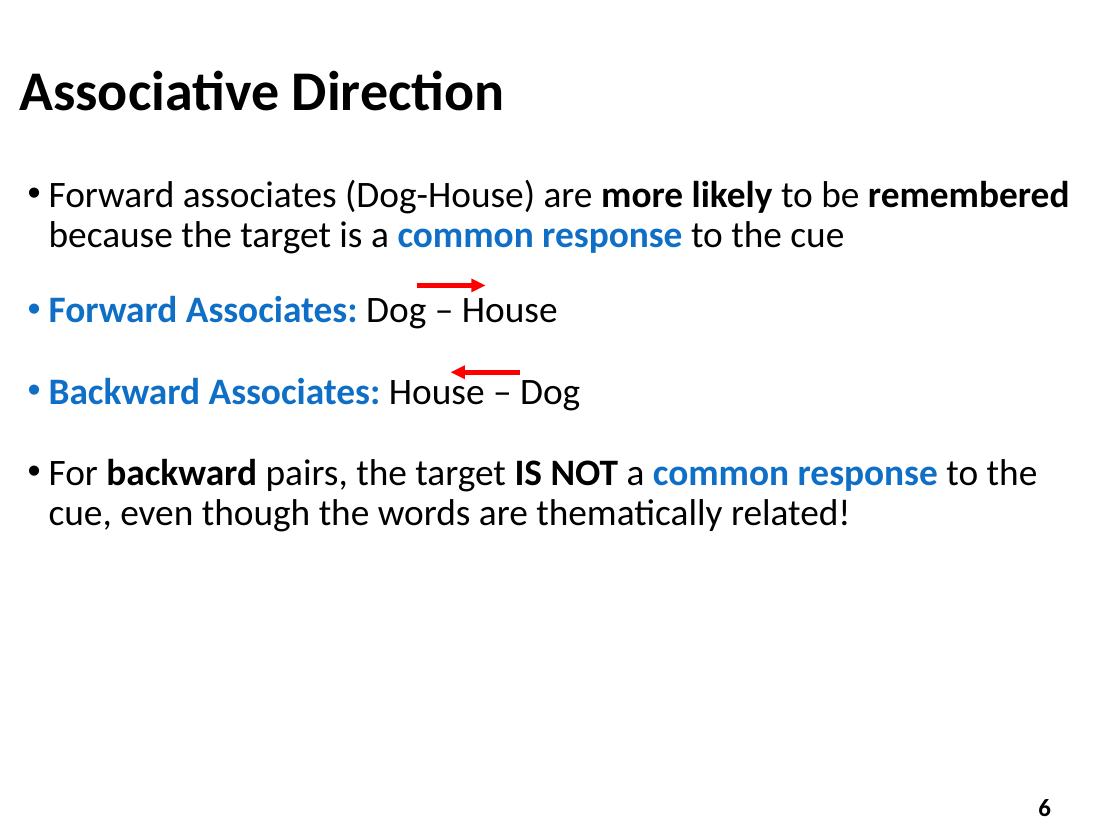
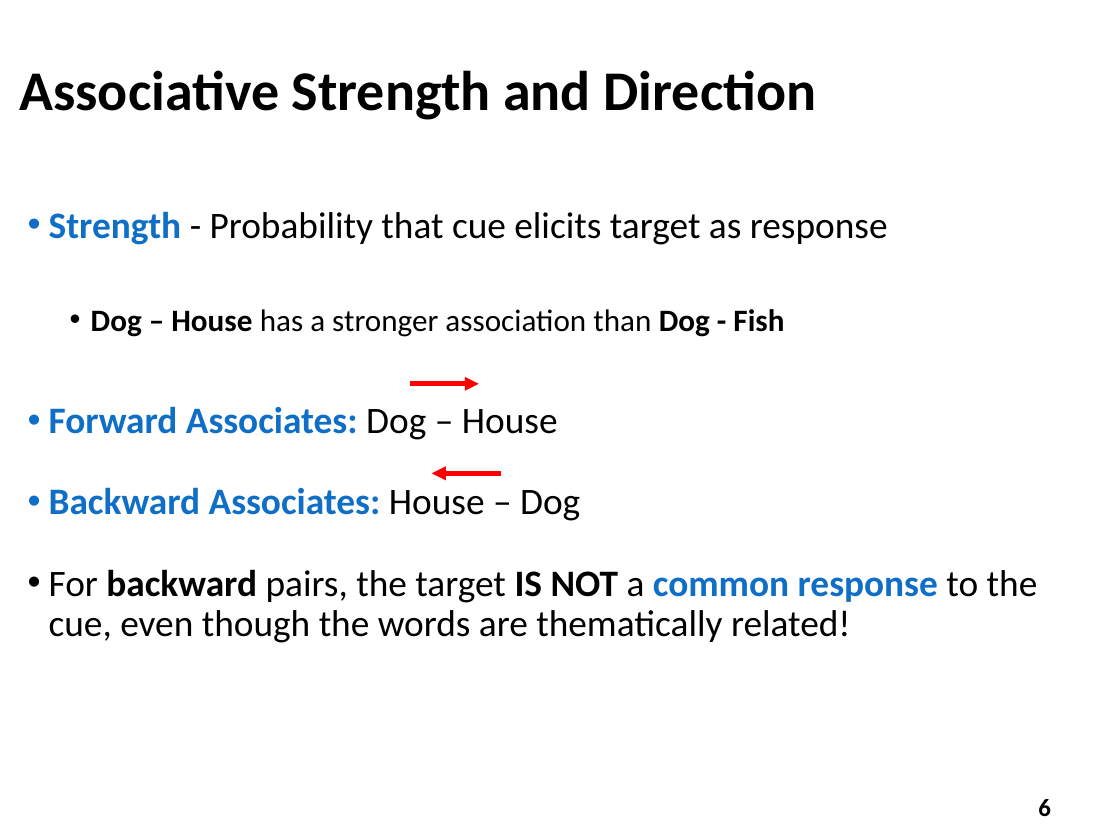
Before and after one commit to npm27/ISREL_JOLs, a slide deck: slide 6 of 3 Presentations/Maxwell Cates Huff Grad Symposium 22.pptx. Drawn at 1120x840 pixels with LibreOffice and Linux fonts; fonts in the diff are those of the drawing. Boxes give left, top, right and bottom in pixels: in the first picture for what was removed or moved away, otherwise in the second. Text is boxed around its words. In the diff, an @@ line names an element or a change of style, - is before the commit and + after.

```diff
--- a/3 Presentations/Maxwell Cates Huff Grad Symposium 22.pptx
+++ b/3 Presentations/Maxwell Cates Huff Grad Symposium 22.pptx
@@ title at [19,70,817,120]: text changed @@
-Associative Direction
+Associative Strength and Direction
@@ text at [49,211,888,337]: text changed @@
-• Forward associates (Dog-House) are more likely to be remembered because the target is a common response to the cue
+• Strength - Probability that cue elicits target as response
+  • Dog – House has a stronger association than Dog - Fish
@@ arrow moved from (417, 286) - (485, 286) to (410, 384) - (478, 384) @@
@@ arrow moved from (520, 372) - (451, 372) to (501, 474) - (432, 474) @@
```
Also in this commit, not shown: 1 other slide changed.
